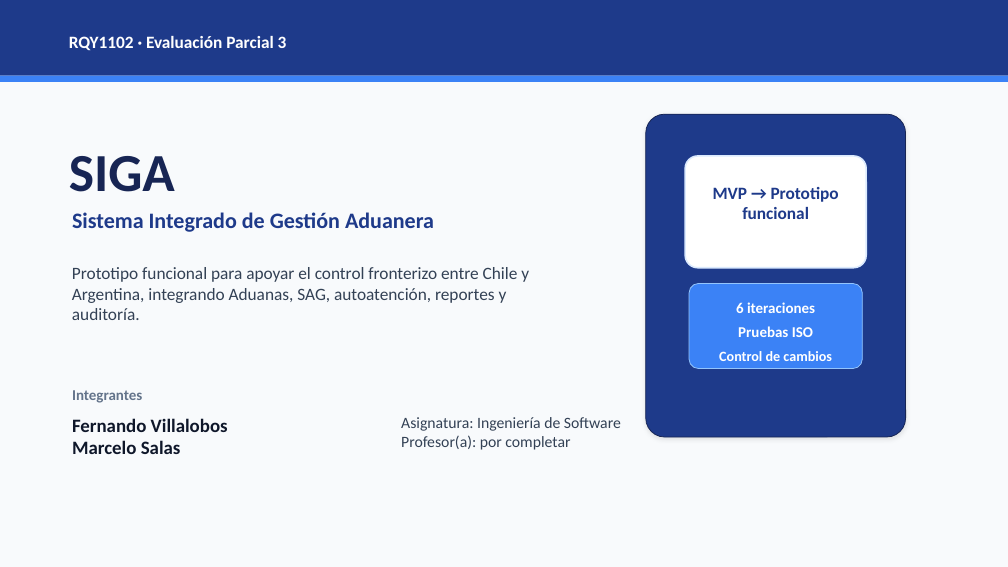
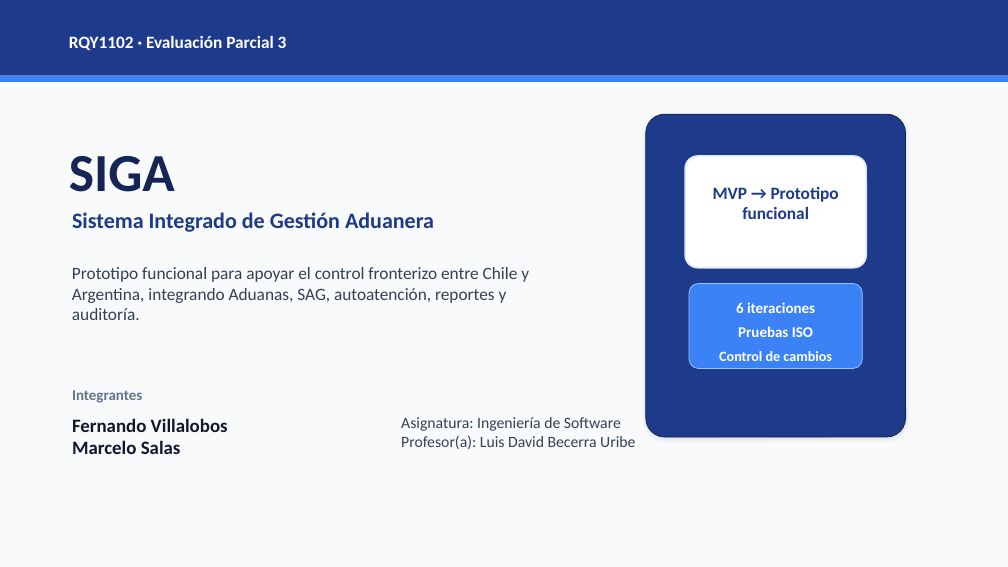
Before and after one commit to Tom-P22/siga, a slide deck: slide 1 of output/SIGA_Presentacion_Prototipo_Funcional_Corregida.pptx. Drawn at 1008x567 pixels with LibreOffice and Linux fonts; fonts in the diff are those of the drawing. Boxes give left, top, right and bottom in pixels: in the first picture for what was removed or moved away, otherwise in the second. Text is boxed around its words. In the diff, an @@ line names an element or a change of style, - is before the commit and + after.

```diff
--- a/output/SIGA_Presentacion_Prototipo_Funcional_Corregida.pptx
+++ b/output/SIGA_Presentacion_Prototipo_Funcional_Corregida.pptx
@@ text at [401, 435, 635, 449]: text changed @@
-Profesor(a): por completar
+Profesor(a): Luis David Becerra Uribe
```
Also in this commit, not shown: 9 other files.
